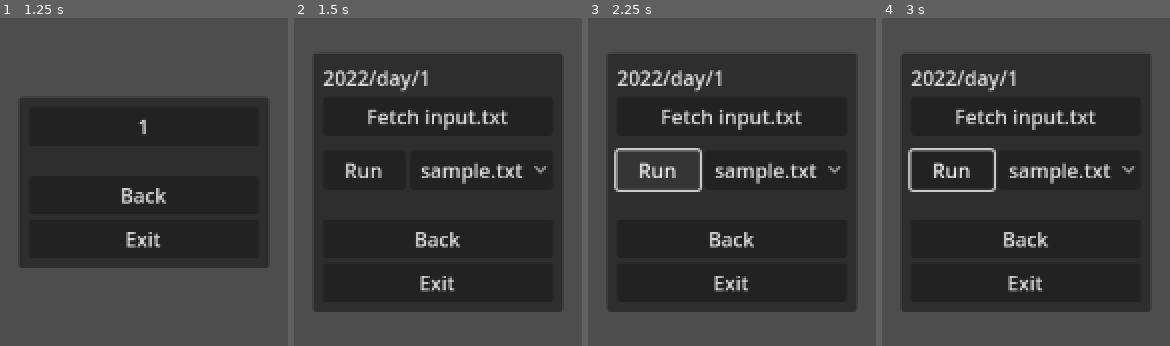
Above: before the commit, frames 1-4 (left to right).
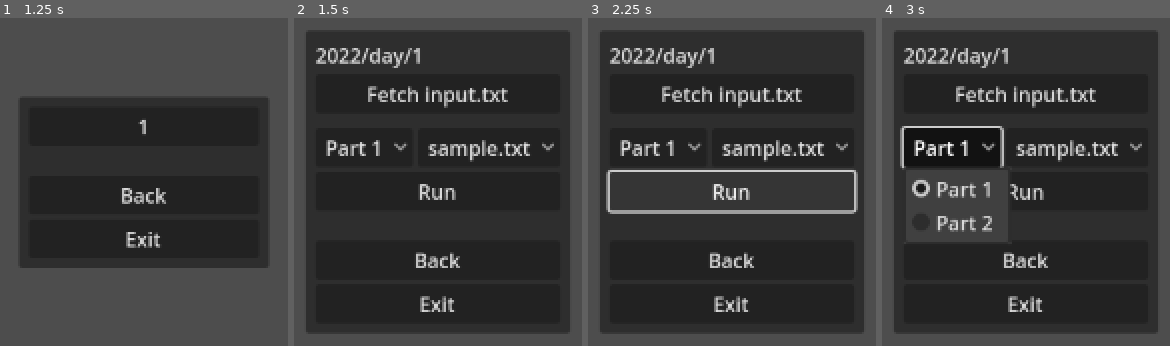
Above: after the commit, the same moments.

Repository: aranasaurus/advent-of-code-godot
Game: Godot game, scene res://common/main_menu.tscn
The game is run twice, just before and just after one commit, with the same random seed, the same clock (stepped at 60 frames per second) and the same inputs.
Inputs (mouse positions are in pixels of both pictures, inside the frame that each line leads up to):
- Up to frame 1 (1.25 s): click "2022" at 0.5 s
- Up to frame 2 (1.5 s): click "1" at 1.25 s
- Up to frame 3 (2.25 s): click "Run" at 2 s
- Up to frame 4 (3 s): click (951, 149) at 2.75 s, where only the run after the commit has a clickable "Part 1"

Frame 1 is identical in both runs. In frame 2, 23% of the frame differs, in the area x 4-96%, y 4-96%; in frame 3, 26%; in frame 4, 29%.

Commit message:
Solve Part 2 of 2022 Day 1 - adding UI to support running 2 parts

Diff:
--- a/common/main_menu.gd
+++ b/common/main_menu.gd
@@ -9,6 +9,8 @@
 @onready var create_sample_button: Button = %CreateSampleButton
 @onready var fetch_input_button: Button = %FetchInputButton
 @onready var input_choices: OptionButton = %InputChoices
+@onready var part_choices: OptionButton = %PartChoices
+
 @onready var http_request: HTTPRequest = $HTTPRequest
 
 const root_path: String = "res://entries"
@@ -116,4 +118,8 @@
 
 func _on_run_button_button_up() -> void:
 	var solution = load(path_stack.front() + "/solution.tscn").instantiate()
-	solution.run(input_choices.get_item_text(input_choices.selected))
+	var input = input_choices.get_item_text(input_choices.selected)
+	if part_choices.selected == 0:
+		solution.part_1(input)
+	else:
+		solution.part_2(input)
--- a/common/main_menu.tscn
+++ b/common/main_menu.tscn
@@ -44,7 +44,6 @@
 
 [node name="DayButtons" type="VBoxContainer" parent="PanelContainer/MarginContainer/VBoxContainer"]
 unique_name_in_owner = true
-visible = false
 layout_mode = 2
 
 [node name="LinkButton" type="LinkButton" parent="PanelContainer/MarginContainer/VBoxContainer/DayButtons"]
@@ -69,20 +68,30 @@
 layout_mode = 2
 size_flags_vertical = 3
 
-[node name="RunContainer" type="HBoxContainer" parent="PanelContainer/MarginContainer/VBoxContainer/DayButtons"]
+[node name="Choices" type="HBoxContainer" parent="PanelContainer/MarginContainer/VBoxContainer/DayButtons"]
 layout_mode = 2
 
-[node name="RunButton" type="Button" parent="PanelContainer/MarginContainer/VBoxContainer/DayButtons/RunContainer"]
+[node name="PartChoices" type="OptionButton" parent="PanelContainer/MarginContainer/VBoxContainer/DayButtons/Choices"]
+unique_name_in_owner = true
+layout_mode = 2
+item_count = 2
+selected = 0
+popup/item_0/text = "Part 1"
+popup/item_0/id = 0
+popup/item_1/text = "Part 2"
+popup/item_1/id = 1
+
+[node name="InputChoices" type="OptionButton" parent="PanelContainer/MarginContainer/VBoxContainer/DayButtons/Choices"]
+unique_name_in_owner = true
+layout_mode = 2
+size_flags_horizontal = 3
+
+[node name="RunButton" type="Button" parent="PanelContainer/MarginContainer/VBoxContainer/DayButtons"]
 unique_name_in_owner = true
 layout_mode = 2
 size_flags_horizontal = 3
 text = "Run
 "
-
-[node name="InputChoices" type="OptionButton" parent="PanelContainer/MarginContainer/VBoxContainer/DayButtons/RunContainer"]
-unique_name_in_owner = true
-layout_mode = 2
-size_flags_horizontal = 3
 
 [node name="Spacer" type="Control" parent="PanelContainer/MarginContainer/VBoxContainer"]
 custom_minimum_size = Vector2(0, 16)
@@ -103,6 +112,6 @@
 
 [connection signal="button_up" from="PanelContainer/MarginContainer/VBoxContainer/DayButtons/CreateSampleButton" to="." method="_on_create_sample_button_button_up"]
 [connection signal="button_up" from="PanelContainer/MarginContainer/VBoxContainer/DayButtons/FetchInputButton" to="." method="_on_get_input_button_button_up"]
-[connection signal="button_up" from="PanelContainer/MarginContainer/VBoxContainer/DayButtons/RunContainer/RunButton" to="." method="_on_run_button_button_up"]
+[connection signal="button_up" from="PanelContainer/MarginContainer/VBoxContainer/DayButtons/RunButton" to="." method="_on_run_button_button_up"]
 [connection signal="button_up" from="PanelContainer/MarginContainer/VBoxContainer/BackButton" to="." method="_on_back_button_button_up"]
 [connection signal="request_completed" from="HTTPRequest" to="." method="_on_http_request_request_completed"]
--- a/entries/2022/day/1/solution.gd
+++ b/entries/2022/day/1/solution.gd
@@ -5,12 +5,22 @@
 	get:
 		return get_script().resource_path.get_base_dir()
 
-func run(input_filename: String):
-	var path = input_dir + "/" + input_filename
-	print("Parsing %s" % path)
+func part_1(input_filename: String):
+	var calories := get_calories(input_filename)
+	print(calories.max())
 
-	var input = FileAccess.get_file_as_string(path).strip_edges().replace("\r\n", "\n")
+func part_2(input_filename: String):
+	var calories := get_calories(input_filename)
+	calories.sort()
 
+	var top_three_sum = calories \
+		.slice(calories.size() - 3, calories.size()) \
+		.reduce(func(a, b): return a + b, 0)
+
+	print(top_three_sum)
+
+func get_calories(input_filename: String) -> Array:
+	var input = get_input_string(input_filename)
 	var elves = input.split("\n\n")
 
 	var calories := []
@@ -20,4 +30,10 @@
 			elf_calories += int(s)
 		calories.append(elf_calories)
 
-	print(calories.max())
+	return calories
+
+func get_input_string(input_filename: String) -> String:
+	var path = input_dir + "/" + input_filename
+	print("Parsing %s" % path)
+
+	return FileAccess.get_file_as_string(path).strip_edges().replace("\r\n", "\n")
